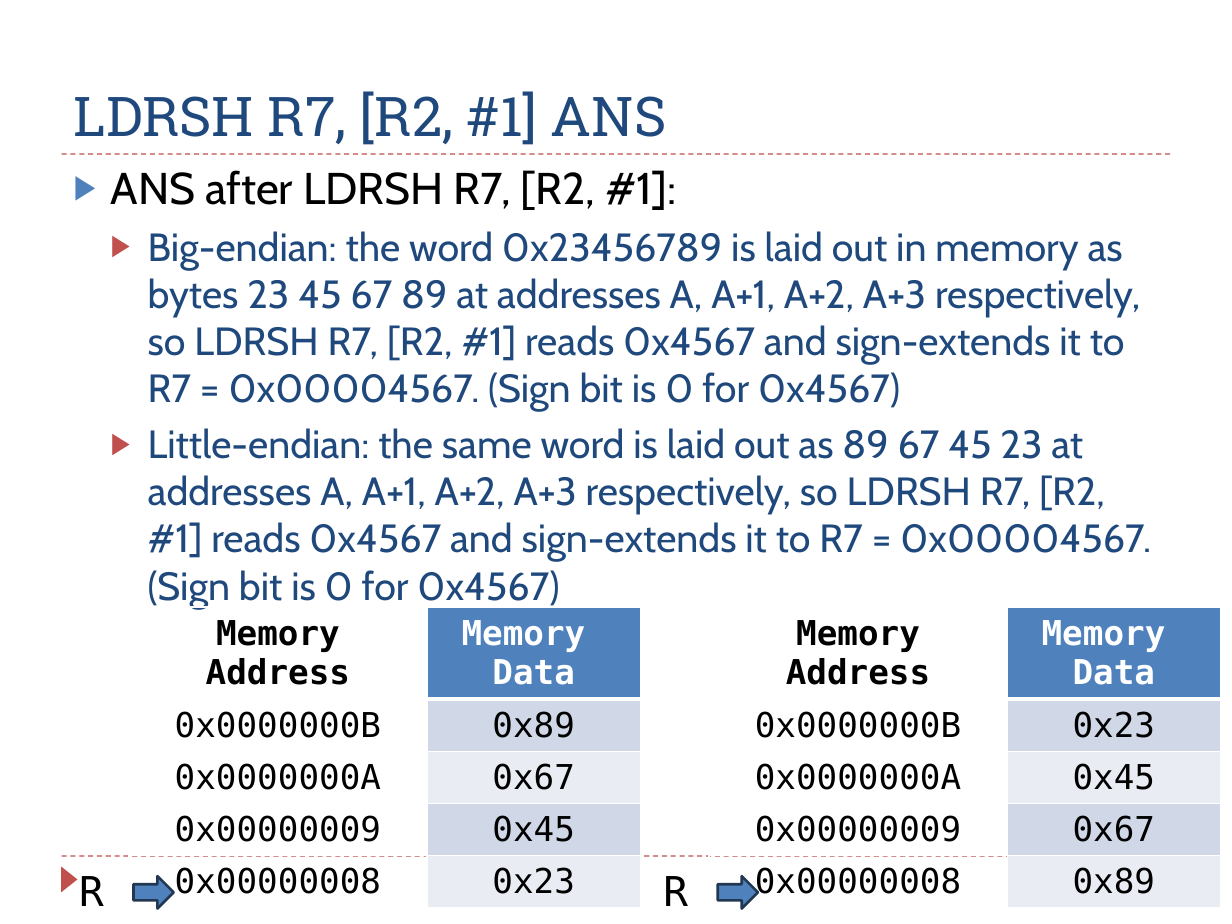
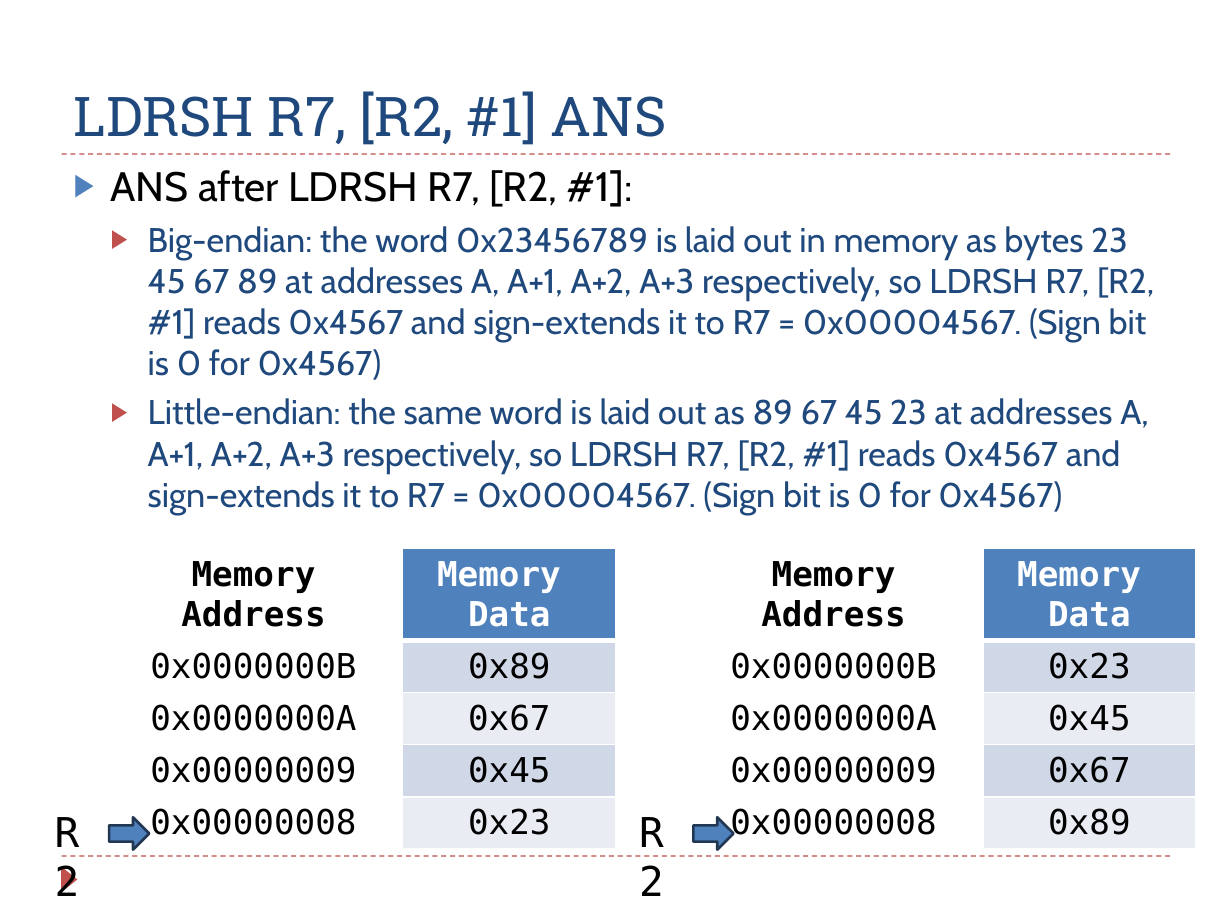
Before and after one commit to guhofstra/CSC111Fa25, a slide deck: slide 29 of PPTs/Ch5_ARM_Load_Store_Exercises_ANS.pptx. Drawn at 1232x924 pixels with LibreOffice and Linux fonts; fonts in the diff are those of the drawing. Boxes give left, top, right and bottom in pixels: in the first picture for what was removed or moved away, otherwise in the second. Text is boxed around its words. In the diff, an @@ line names an element or a change of style, - is before the commit and + after.

```diff
--- a/PPTs/Ch5_ARM_Load_Store_Exercises_ANS.pptx
+++ b/PPTs/Ch5_ARM_Load_Store_Exercises_ANS.pptx
@@ text "ANS after LDRSH R7, [R2, ..." at [111, 170, 1154, 515]: size 26 to 24 pt in "ANS after LDRSH R7, [R2, #1]:"; size 23 to 20 pt @@
@@ 2 tables, 2 texts, 2 right arrows: place and size @@
-2 tables, 2 texts, 2 right arrows at [67, 607, 1220, 922]
+2 tables, 2 texts, 2 right arrows at [43, 548, 1196, 862]
```
Also in this commit, not shown: 7 other slides changed, 1 slide added, 1 slide removed, 3 other files.
